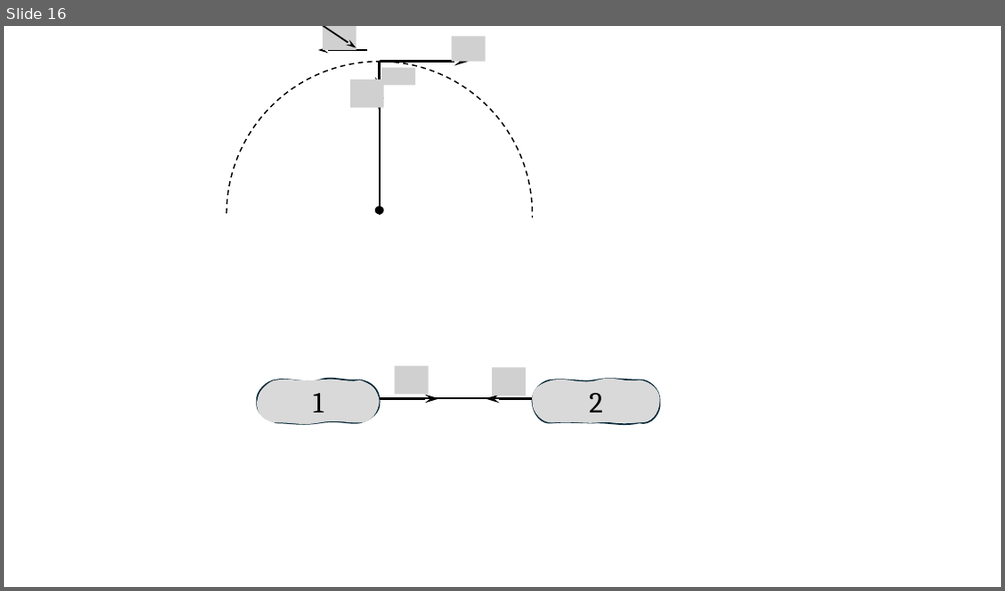
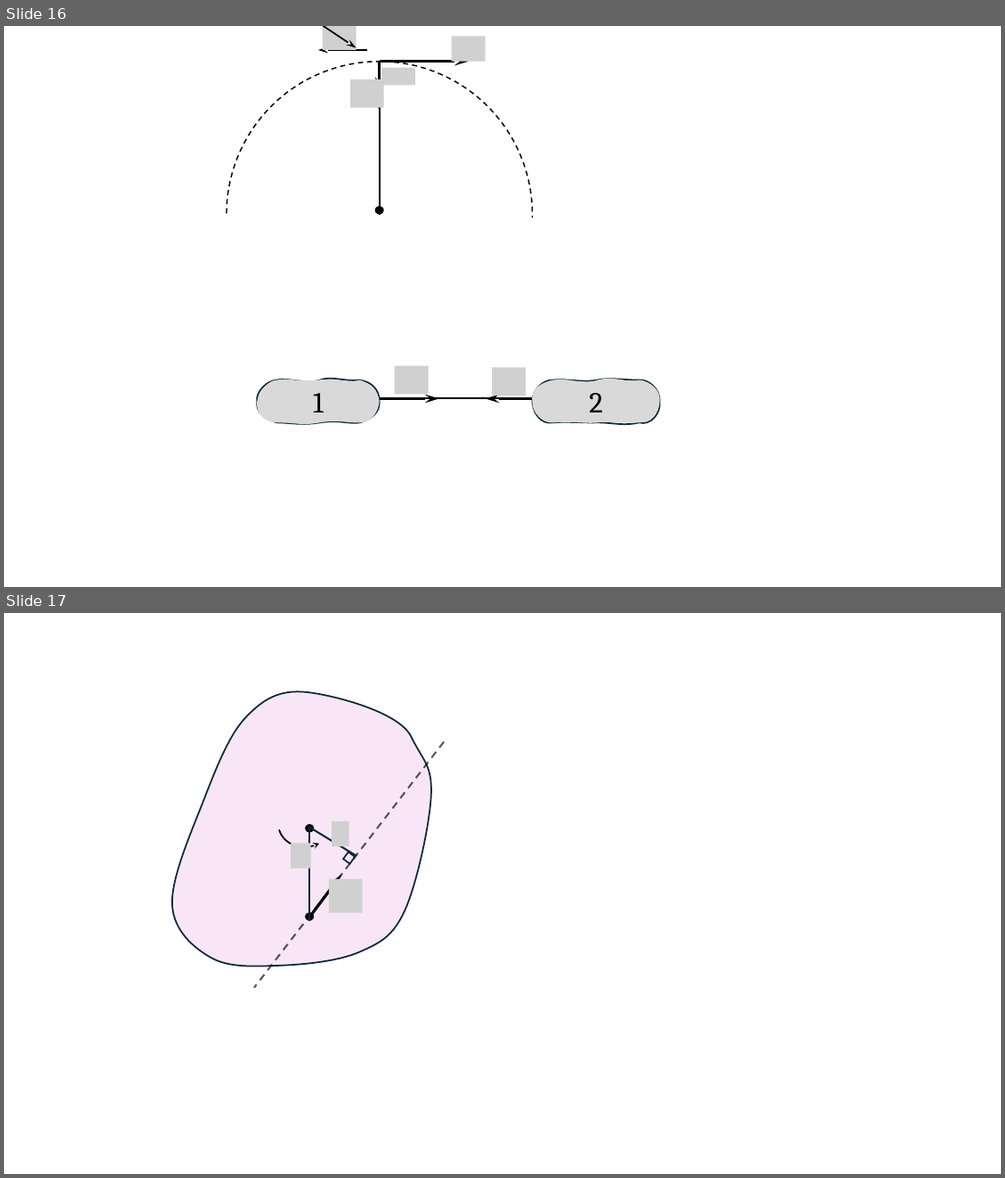
Before and after one commit to savchenko-physics/savchenko-physics.github.io, a slide deck: theory/lecture-drawings.pptx. Shown one above the other, each under a label of ours: slide 16 before the commit, slides 16 and 17 after it. The pictures are 1005x591 and 1005x1178 pixels, drawn with LibreOffice and Linux fonts; fonts in the diff are those of the drawing; grey boxes stand for pictures. Boxes give left, top, right and bottom in pixels: in the first picture for what was removed or moved away, otherwise in the second. Text is boxed around its words. In the diff, an @@ line names an element or a change of style, - is before the commit and + after.

```diff
--- a/theory/lecture-drawings.pptx
+++ b/theory/lecture-drawings.pptx
@@ slide 17 added at box(4, 613, 1001, 1174), background #FFFFFF @@
@@ freeform shape added at box(172, 691, 432, 966), fill #D86ECC at 17% opacity, outline #092A39 1.5 pt @@
@@ line added from (444, 742) to (254, 988), #000000 1.75 pt dashed @@
@@ arc (boxed as its full ellipse) added at box(268, 782, 346, 857), outline #000000 1.5 pt @@
@@ ellipse added at box(306, 824, 315, 832), fill #000000 @@
@@ picture added at box(332, 821, 348, 846) @@
@@ picture added at box(291, 844, 311, 868) @@
@@ line added from (309, 827) to (356, 856), #092A39 1.75 pt @@
@@ line added from (310, 827) to (310, 920), #092A39 1.75 pt @@
@@ rectangle added at box(343, 852, 355, 864), outline #092A39 1.5 pt @@
@@ arrow added from (310, 916) to (341, 875), #000000 2.75 pt @@
@@ picture added at box(329, 878, 362, 912) @@
@@ ellipse added at box(306, 912, 315, 920), fill #000000 @@
```
Also in this commit, not shown: 5 other slides added, 1 other file.
